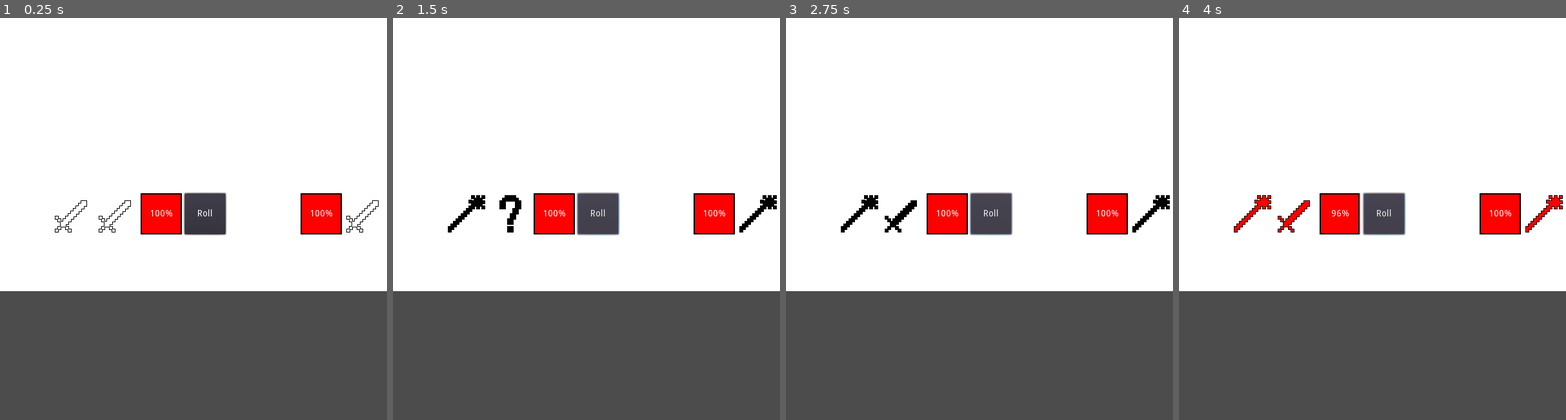
Above: before the commit, frames 1-4 (left to right).
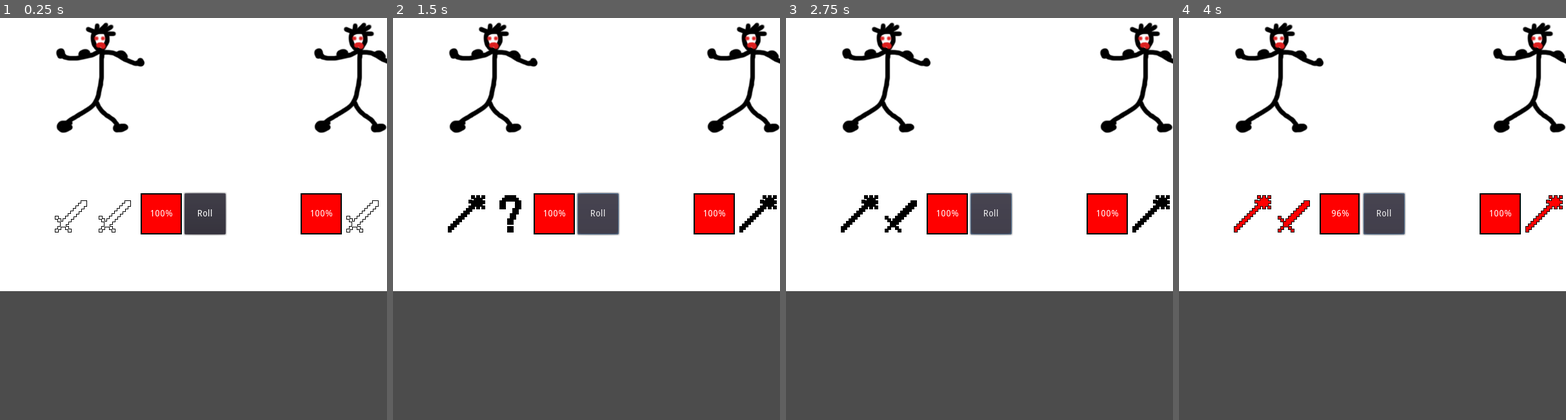
Above: after the commit, the same moments.

Repository: Ikarus-dvHf/Nothing
Game: Godot game, scene res://Scenes/Game.tscn
The game is run twice, just before and just after one commit, with the same random seed, the same clock (stepped at 60 frames per second) and the same inputs. This scene is started directly instead of the project's main scene.
Inputs:
- Up to frame 1 (0.25 s): no input
- Up to frame 2 (1.5 s): click "Roll" at 0.5 s; click "Roll" at 1.25 s
- Up to frame 3 (2.75 s): click "Roll" at 2 s
- Up to frame 4 (4 s): tap Enter at 2.75 s; tap Space at 3.5 s

The runs differ from the first frame. In frame 1, 2.6% of the frame differs, in the area x 14-100%, y 1-29%; in frame 2, 2.6%; in frame 3, 2.6%; in frame 4, 2.6%.
Error in both runs: Invalid type in function 'set_color' in base 'Theme'. Cannot convert argument 3 from Nil to Color. (res://Scripts/Global.gd:48)

Commit message:
First Bugfix

Diff:
--- a/Game/Scenes/Game.tscn
+++ b/Game/Scenes/Game.tscn
@@ -26,6 +26,7 @@
 [ext_resource path="res://files/firework/15.png" type="Texture" id=24]
 [ext_resource path="res://files/firework/16.png" type="Texture" id=25]
 [ext_resource path="res://Theme/Lampshade.otf" type="DynamicFontData" id=26]
+[ext_resource path="res://files/temp_player.png" type="Texture" id=27]
 
 [sub_resource type="SpriteFrames" id=1]
 animations = [ {
@@ -47,6 +48,7 @@
 dice_images = [ ExtResource( 3 ), ExtResource( 4 ), ExtResource( 5 ), ExtResource( 6 ) ]
 
 [node name="ColorRect" type="ColorRect" parent="."]
+editor/display_folded = true
 margin_right = 800.0
 margin_bottom = 600.0
 
@@ -140,8 +142,10 @@
 margin_top = 24.0
 margin_right = 344.0
 margin_bottom = 344.0
+texture = ExtResource( 27 )
 
 [node name="game" type="HBoxContainer" parent="Player"]
+editor/display_folded = true
 margin_left = 16.0
 margin_top = 352.0
 margin_right = 384.0
@@ -209,8 +213,10 @@
 margin_top = 23.5367
 margin_right = 343.537
 margin_bottom = 343.537
+texture = ExtResource( 27 )
 
 [node name="game" type="HBoxContainer" parent="Boss"]
+editor/display_folded = true
 margin_top = 352.0
 margin_right = 368.0
 margin_bottom = 416.0
--- a/Game/Scenes/Main.tscn
+++ b/Game/Scenes/Main.tscn
@@ -142,8 +142,8 @@
 mode = 0
 access = 2
 filters = PoolStringArray( "*.png; PNG Images" )
-current_dir = "F:/Development/GODOT/Godot_Games/The-almost-finished-Game/Game"
-current_path = "F:/Development/GODOT/Godot_Games/The-almost-finished-Game/Game/"
+current_dir = "C:/"
+current_path = "C:/"
 
 [node name="FileDialogBoss" type="FileDialog" parent="ColorRect/Menu"]
 margin_top = 24.0
@@ -155,8 +155,8 @@
 mode = 0
 access = 2
 filters = PoolStringArray( "*.png; PNG Images" )
-current_dir = "F:/Development/GODOT/Godot_Games/The-almost-finished-Game/Game"
-current_path = "F:/Development/GODOT/Godot_Games/The-almost-finished-Game/Game/"
+current_dir = "C:/"
+current_path = "C:/"
 
 [node name="FileNotFound" type="AcceptDialog" parent="ColorRect/Menu"]
 margin_right = 429.0
--- a/Game/Scripts/Menu.gd
+++ b/Game/Scripts/Menu.gd
@@ -14,6 +14,7 @@
 		$Control.visible = false
 		return
 	$Control.visible = true
+
 	Global.set_colors(self)
 	get_parent().color=Global.background_colors[0]
 	get_parent().get_node("background1").modulate=Global.background_colors[1]
@@ -38,17 +39,21 @@
 
 
 func _on_FileDialogPlayer_file_selected(path):
-	Global.player_image=Image.new()
-	Global.player_image = load(path)
-	if Global.player_image.get_width()!=256 ||  Global.player_image.get_height()!=256:
+	Global.player_image=ImageTexture.new()
+	var im =Image.new()
+	im.load(path)
+	Global.player_image.create_from_image(im)
+	if im.get_width()!=256 ||  im.get_height()!=256:
 		Global.player_image =null
 		printerr("Wrong Image size")
 
 
 func _on_FileDialogBoss_file_selected(path):
-	Global.boss_image=Image.new()
-	Global.boss_image = load(path)
-	if Global.boss_image.get_width()!=256 ||  Global.boss_image.get_height()!=256:
+	Global.boss_image=ImageTexture.new()
+	var im=Image.new()
+	im.load(path)
+	Global.boss_image.create_from_image(im)
+	if im.get_width()!=256 ||  im.get_height()!=256:
 		Global.boss_image =null
 		printerr("Wrong Image size")
 
Not shown: 1 places in Game/Scenes/Game.tscn that only renumber resources
